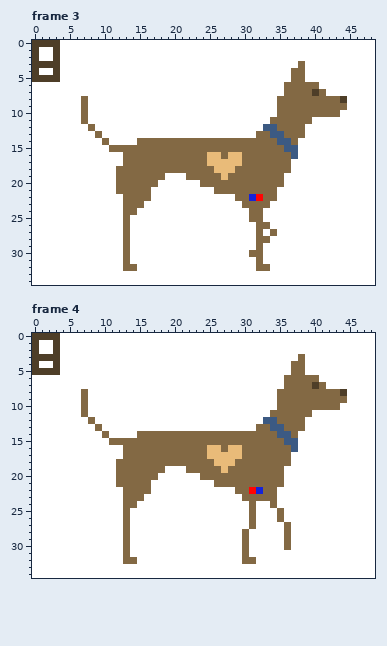
Edited in one commit: animated GIF sprite (GimpArt/anim2.gif). The picture above was drawn from the file before the commit.
The file is 49x35 pixels, 8 frames. Shown: frame 3, frame 4. The commit also changed other frames, which this record leaves out.
After:
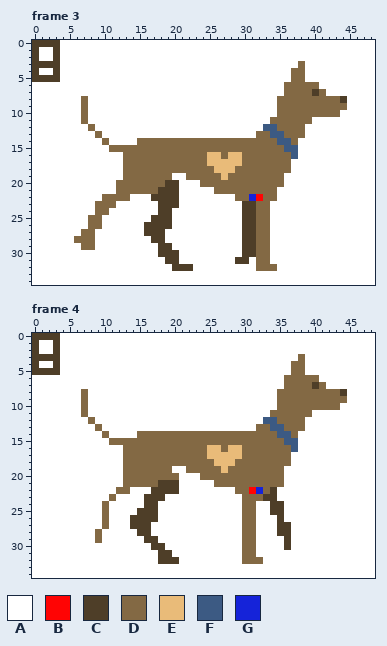
Palette (. is transparent): A #ffffff  B #ff0404  C #4e3e28  D #836944  E #e9bb79  F #3c5a83  G #1523d9
What changed:
Frame 3:
y 18: x 12 D -> A
y 19: x 12 D -> A; x 19 A -> D
y 20: x 18..20 AAA -> DCC
y 21: x 17..20 AAAA -> DCCC
y 22: x 10..12 AAA -> DDD; x 14..20 DDDAAAA -> AAACCCC
y 23: x 9..11 AAA -> DDD; x 13..15 DDD -> AAA; x 18..20 AAA -> CCC; x 30..31 DD -> CC
y 24: x 9..10 AA -> DD; x 13..14 DD -> AA; x 18..19 AA -> CC; x 30..31 AD -> CC; x 33 A -> D
y 25: x 8..9 AA -> DD; x 13 D -> A; x 17..19 AAA -> CCC; x 30..31 AD -> CC; x 33 A -> D
y 26: x 8..9 AA -> DD; x 13 D -> A; x 16..19 AAAA -> CCCC; x 30..31 AA -> CC
y 27: x 7..8 AA -> DD; x 13 D -> A; x 16..18 AAA -> CCC; x 30..31 AA -> CC; x 33..34 AD -> DA
y 28: x 6..8 AAA -> DDD; x 13 D -> A; x 17..18 AA -> CC; x 30..31 AA -> CC
y 29: x 7..8 AA -> DD; x 13 D -> A; x 18..19 AA -> CC; x 30..31 AA -> CC; x 33 A -> D
y 30: x 13 D -> A; x 18..20 AAA -> CCC; x 30..31 AD -> CC; x 33 A -> D
y 31: x 13 D -> A; x 19..20 AA -> CC; x 29..30 AA -> CC; x 33 A -> D
y 32: x 13..14 DD -> AA; x 20..22 AAA -> CCC; x 34 A -> D
Frame 4:
y 18: x 12 D -> A
y 19: x 12 D -> A; x 19 A -> D
y 20: x 12 D -> A; x 18..20 AAA -> DDD
y 21: x 12 D -> A; x 17..20 AAAA -> DCCC
y 22: x 12 A -> D; x 14..20 DDDAAAA -> AAACCCC; x 34 D -> C
y 23: x 11 A -> D; x 13..18 DDDAAA -> AAACCC; x 33..34 DD -> CC
y 24: x 10 A -> D; x 13..14 DD -> AA; x 16..17 AA -> CC; x 30 A -> D; x 34..35 DA -> CC
y 25: x 10 A -> D; x 13 D -> A; x 15..17 AAA -> CCC; x 30 A -> D; x 34..35 AD -> CC
y 26: x 10 A -> D; x 13..17 DAAAA -> ACCCC; x 30 A -> D; x 35 D -> C
y 27: x 10 A -> D; x 13..16 DAAA -> ACCC; x 30 A -> D; x 35..36 AD -> CC
y 28: x 9 A -> D; x 13 D -> A; x 15..16 AA -> CC; x 31 A -> D; x 35..36 AD -> CC
y 29: x 9 A -> D; x 13 D -> A; x 16..17 AA -> CC; x 31 A -> D; x 36 D -> C
y 30: x 13 D -> A; x 17..18 AA -> CC; x 31 A -> D; x 36 D -> C
y 31: x 13 D -> A; x 18..19 AA -> CC; x 31 A -> D
y 32: x 13..14 DD -> AA; x 18..20 AAA -> CCC; x 32 A -> D
Changed places in both pictures, as pixel boxes (x1, y1, x2, y2):
changed: (74, 166, 193, 271)
changed: (235, 201, 277, 271)
changed: (95, 459, 179, 564)
changed: (242, 487, 291, 564)
